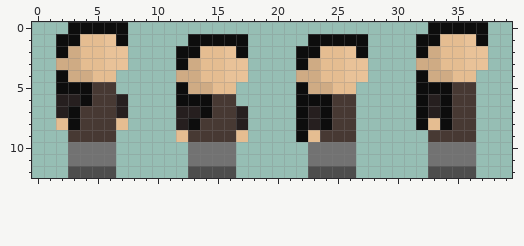
One commit to this pixel-art sprite: ressources/player/idle/girl-black-idle.png. Above is the file before it was changed.
The file is 40x13 pixels. Colours within 5 levels of each other are drawn and written as one.
After the commit:
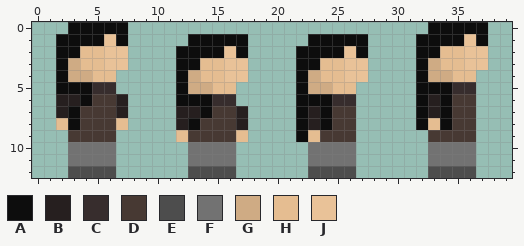
Palette (. is transparent): A #0d0d0d  B #261f1f  C #372d2d  D #473933  E #4d4d4d  F #727272  G #cfab84  H #e5bd91  J #e9c298
From the commit log: changement pour l'animation idle
Changes in this commit:
{"y":1,"x":4,"old":"HH","new":"AA"}
{"y":1,"x":34,"old":"HH","new":"AA"}
{"y":2,"x":3,"old":"G","new":"A"}
{"y":2,"x":14,"old":"HH","new":"AA"}
{"y":2,"x":24,"old":"HH","new":"AA"}
{"y":2,"x":33,"old":"G","new":"A"}
{"y":3,"x":2,"old":"G","new":"A"}
{"y":3,"x":13,"old":"G","new":"A"}
{"y":3,"x":23,"old":"G","new":"A"}
{"y":3,"x":32,"old":"G","new":"A"}
{"y":4,"x":12,"old":"G","new":"A"}
{"y":4,"x":22,"old":"G","new":"A"}
{"y":5,"x":5,"old":"DD","new":"CC"}
{"y":5,"x":35,"old":"DD","new":"CC"}
{"y":6,"x":15,"old":"DD","new":"CC"}
{"y":6,"x":25,"old":"DD","new":"CC"}
{"label":"changed","picture_box":[56,34,116,94]}
{"label":"changed","picture_box":[416,34,476,94]}
{"label":"changed","picture_box":[176,46,236,106]}
{"label":"changed","picture_box":[296,46,356,106]}
